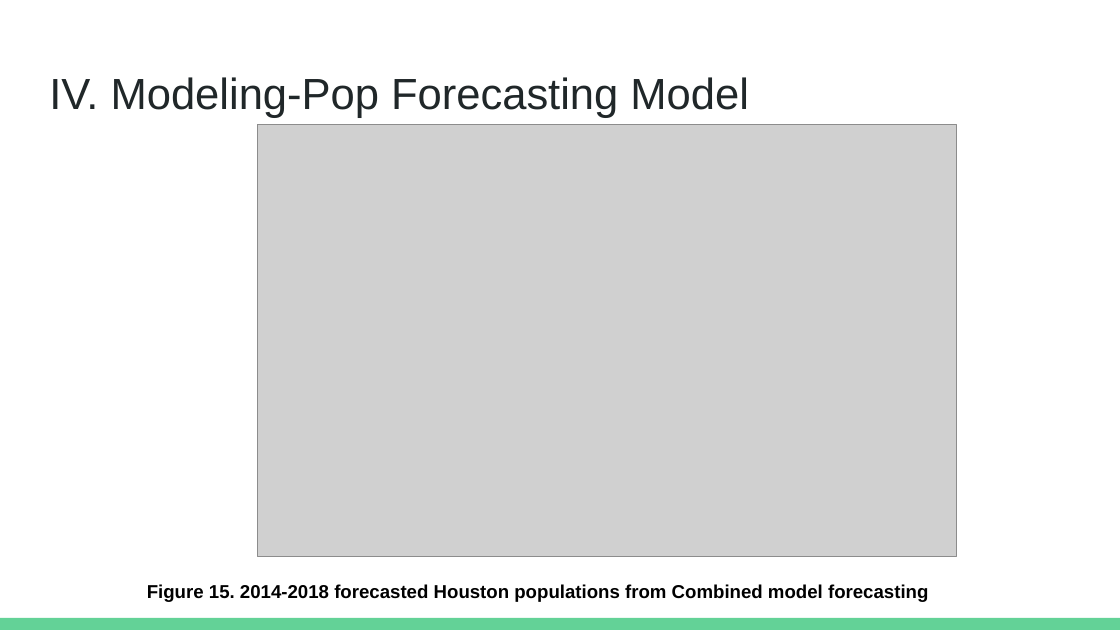
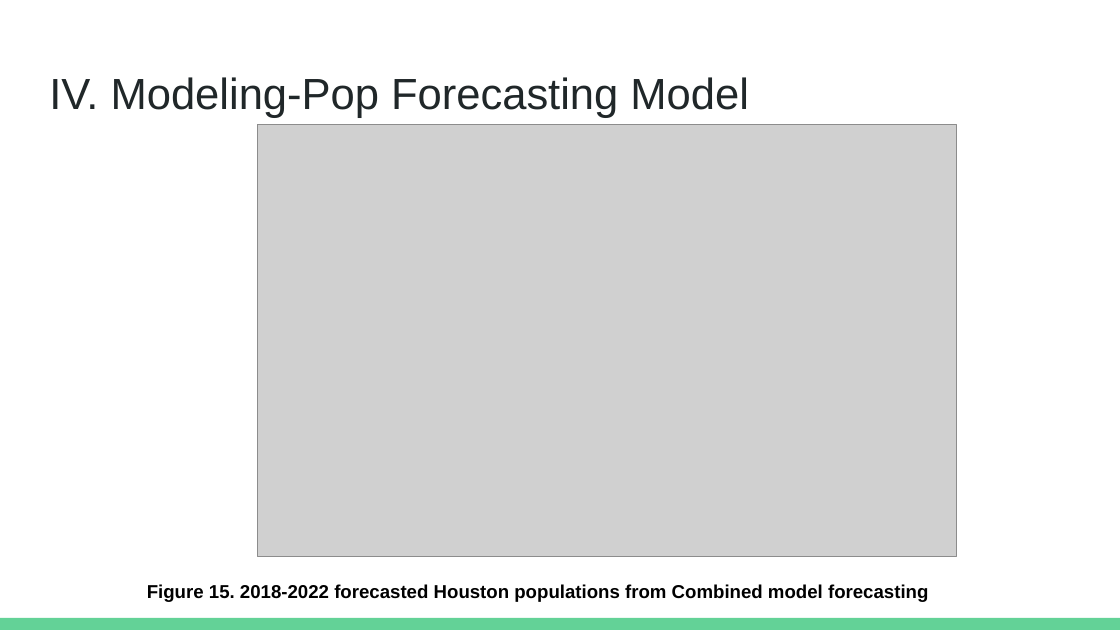
Before and after one commit to mykeysw/MJ5YRProjectionTX, a slide deck: slide 18 of TXMR5YRProjPres.pptx. Drawn at 1120x630 pixels with LibreOffice and Linux fonts; fonts in the diff are those of the drawing; grey boxes stand for pictures. Boxes give left, top, right and bottom in pixels: in the first picture for what was removed or moved away, otherwise in the second. Text is boxed around its words. In the diff, an @@ line names an element or a change of style, - is before the commit and + after.

```diff
--- a/TXMR5YRProjPres.pptx
+++ b/TXMR5YRProjPres.pptx
@@ text at [147, 584, 928, 602]: text changed @@
-Figure 15. 2014-2018 forecasted Houston populations from Combined model forecasting
+Figure 15. 2018-2022 forecasted Houston populations from Combined model forecasting
```
Also in this commit, not shown: 1 other slide changed, 6 slides removed.
